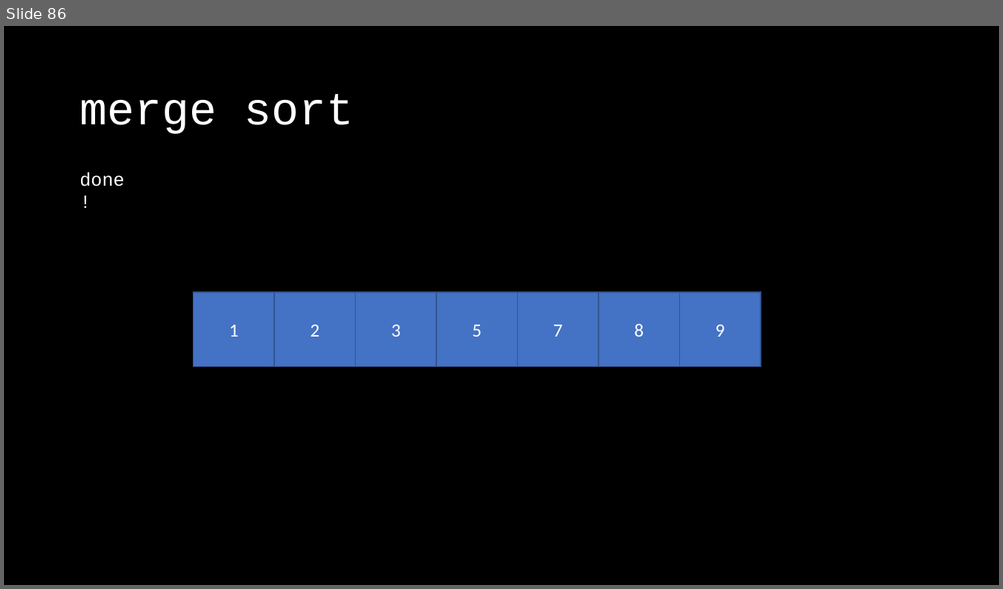
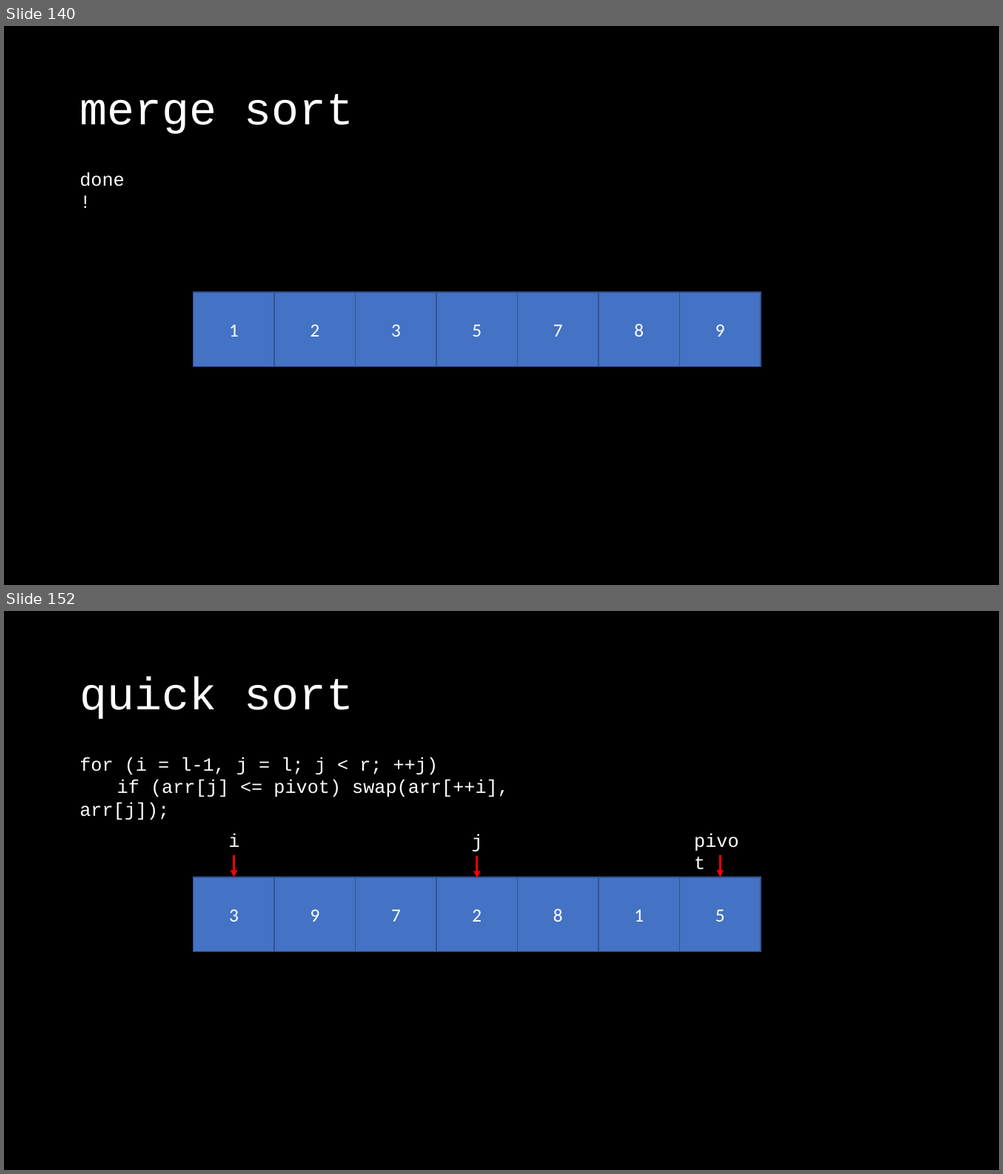
Before and after one commit to OEmiliatanO/those_c_prog_didnt_teach, a slide deck: Ch4/Ch4-algorithm.pptx. Shown one above the other, each under a label of ours: slide 86 before the commit, slides 140 and 152 after it; the slides between them are not shown. The pictures are 1003x589 and 1003x1174 pixels, drawn with LibreOffice and Linux fonts; fonts in the diff are those of the drawing. Boxes give left, top, right and bottom in pixels: in the first picture for what was removed or moved away, otherwise in the second. Text is boxed around its words. In the diff, an @@ line names an element or a change of style, - is before the commit and + after.

```diff
--- a/Ch4/Ch4-algorithm.pptx
+++ b/Ch4/Ch4-algorithm.pptx
@@ slide 152 added at [4,611,999,1170], background #000000 @@
@@ title added at [79,677,353,719], 44 pt, text #FFFFFF @@
+quick sort
@@ text added at [79,758,509,820], 18 pt, text #FFFFFF @@
+for (i = l-1, j = l; j < r; ++j)
+if (arr[j] <= pivot) swap(arr[++i], arr[j]);
@@ text added at [687,825,753,855], 18 pt, text #FFFFFF @@
+pivot
@@ text added at [228,834,239,847], 18 pt, text #FFFFFF @@
+i
@@ text added at [472,834,483,852], 18 pt, text #FFFFFF @@
+j
@@ arrow added from (234, 856) to (234, 877), #FF0000 2.25 pt @@
@@ arrow added from (477, 857) to (477, 878), #FF0000 2.25 pt @@
@@ arrow added from (720, 856) to (720, 877), #FF0000 2.25 pt @@
@@ rectangle added at [193,877,275,952], fill #4472C4, outline #325491 1 pt, 18 pt, text #FFFFFF @@
+3
@@ rectangle added at [274,877,356,952], fill #4472C4, outline #325491 1 pt, 18 pt, text #FFFFFF @@
+9
@@ rectangle added at [356,877,437,952], fill #4472C4, outline #325491 1 pt, 18 pt, text #FFFFFF @@
+7
@@ rectangle added at [437,877,518,952], fill #4472C4, outline #325491 1 pt, 18 pt, text #FFFFFF @@
+2
@@ rectangle added at [518,877,599,952], fill #4472C4, outline #325491 1 pt, 18 pt, text #FFFFFF @@
+8
@@ rectangle added at [599,877,680,952], fill #4472C4, outline #325491 1 pt, 18 pt, text #FFFFFF @@
+1
@@ rectangle added at [679,877,760,952], fill #4472C4, outline #325491 1 pt, 18 pt, text #FFFFFF @@
+5
@@ what was slide 86 is now slide 140 @@
```
Also in this commit, not shown: 4 slides changed, 176 other slides added, 1 slide removed, 1 other file.
